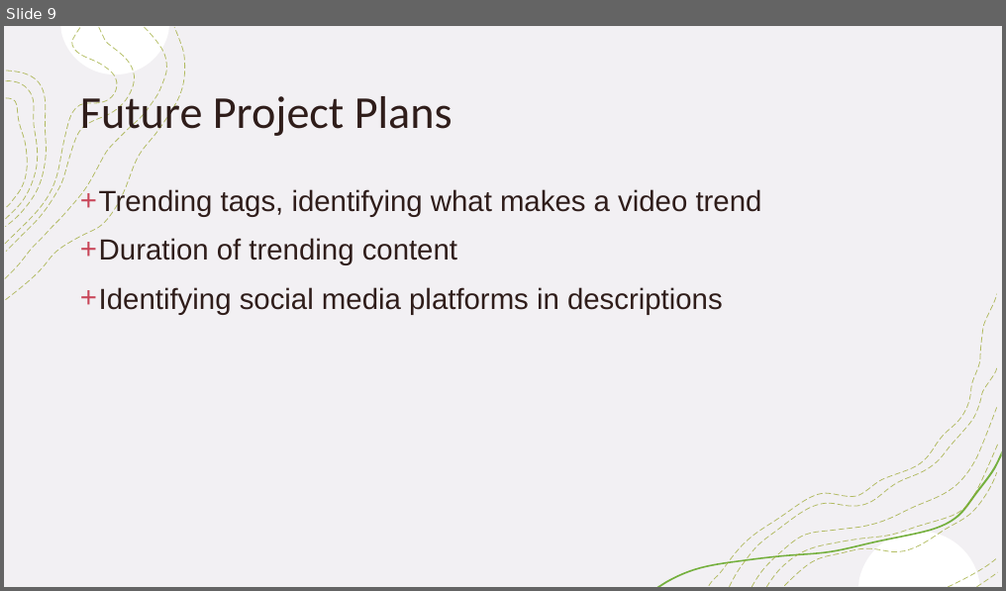
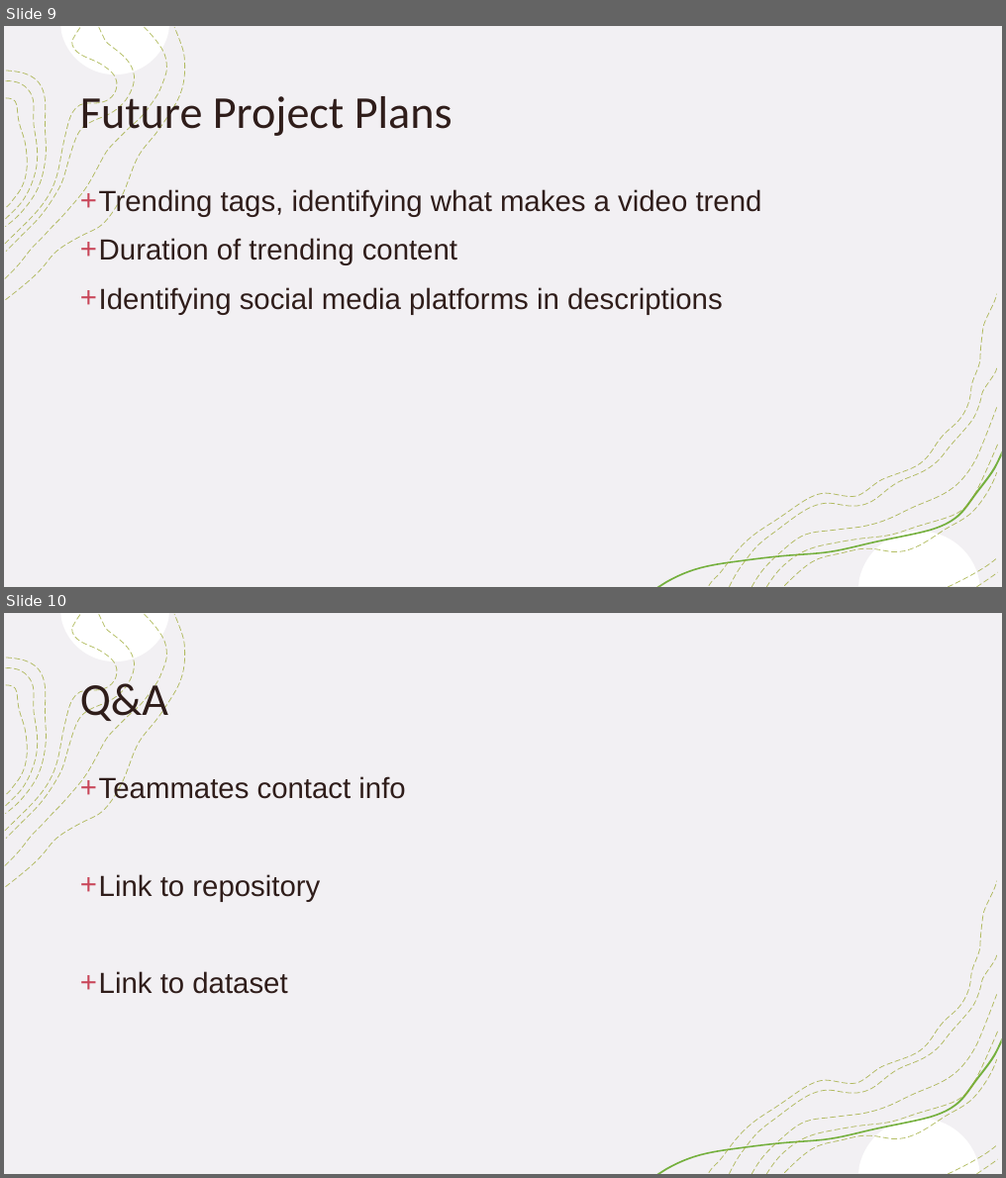
Before and after one commit to tralinde/tralinde_EDA_group_presentation, a slide deck: ppt/Youtube Analytics from 2011 in the U.pptx. Shown one above the other, each under a label of ours: slide 9 before the commit, slides 9 and 10 after it. The pictures are 1006x591 and 1006x1178 pixels, drawn with LibreOffice and Linux fonts; fonts in the diff are those of the drawing. Boxes give left, top, right and bottom in pixels: in the first picture for what was removed or moved away, otherwise in the second. Text is boxed around its words. In the diff, an @@ line names an element or a change of style, - is before the commit and + after.

```diff
--- a/ppt/Youtube Analytics from 2011 in the U.pptx
+++ b/ppt/Youtube Analytics from 2011 in the U.pptx
@@ slide 10 added at (4, 613, 1002, 1174), background #FFFFFF; not listed: 18 template elements that a slide beside it also shows @@
@@ title added at (80, 676, 168, 726), 44 pt, text #2F1D1A @@
+Q&A
@@ text added at (99, 776, 405, 994), 28 pt, text #2F1D1A @@
++ Teammates contact info
++ Link to repository
++ Link to dataset
```
Also in this commit, not shown: 1 slide changed.
